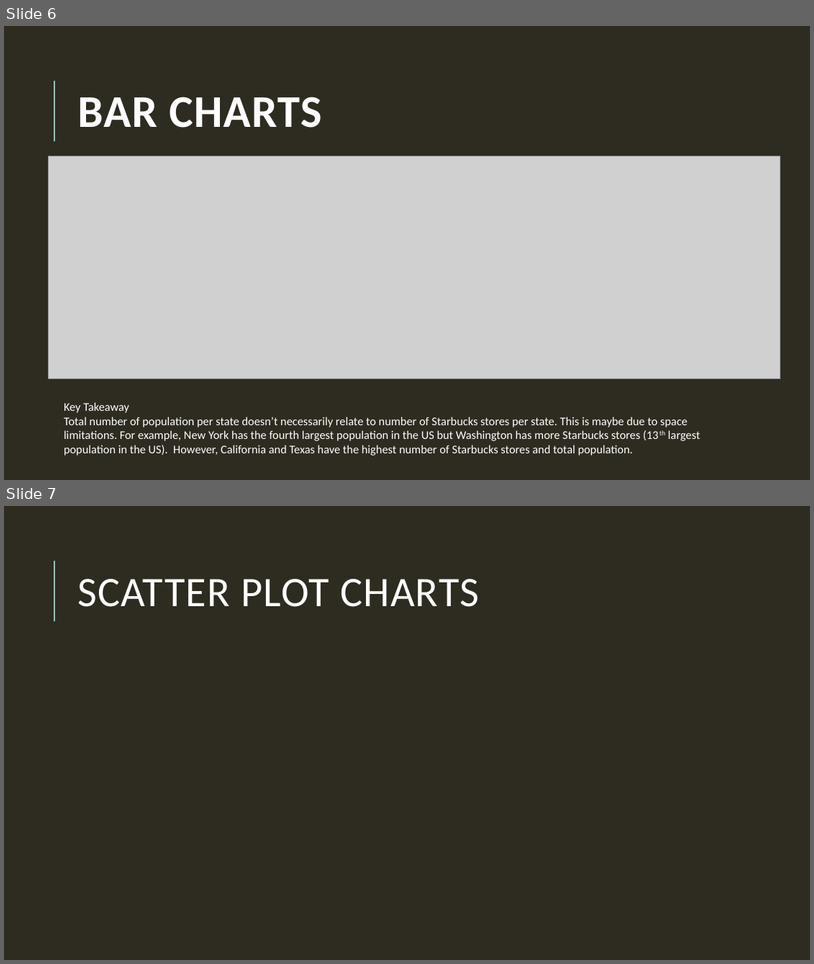
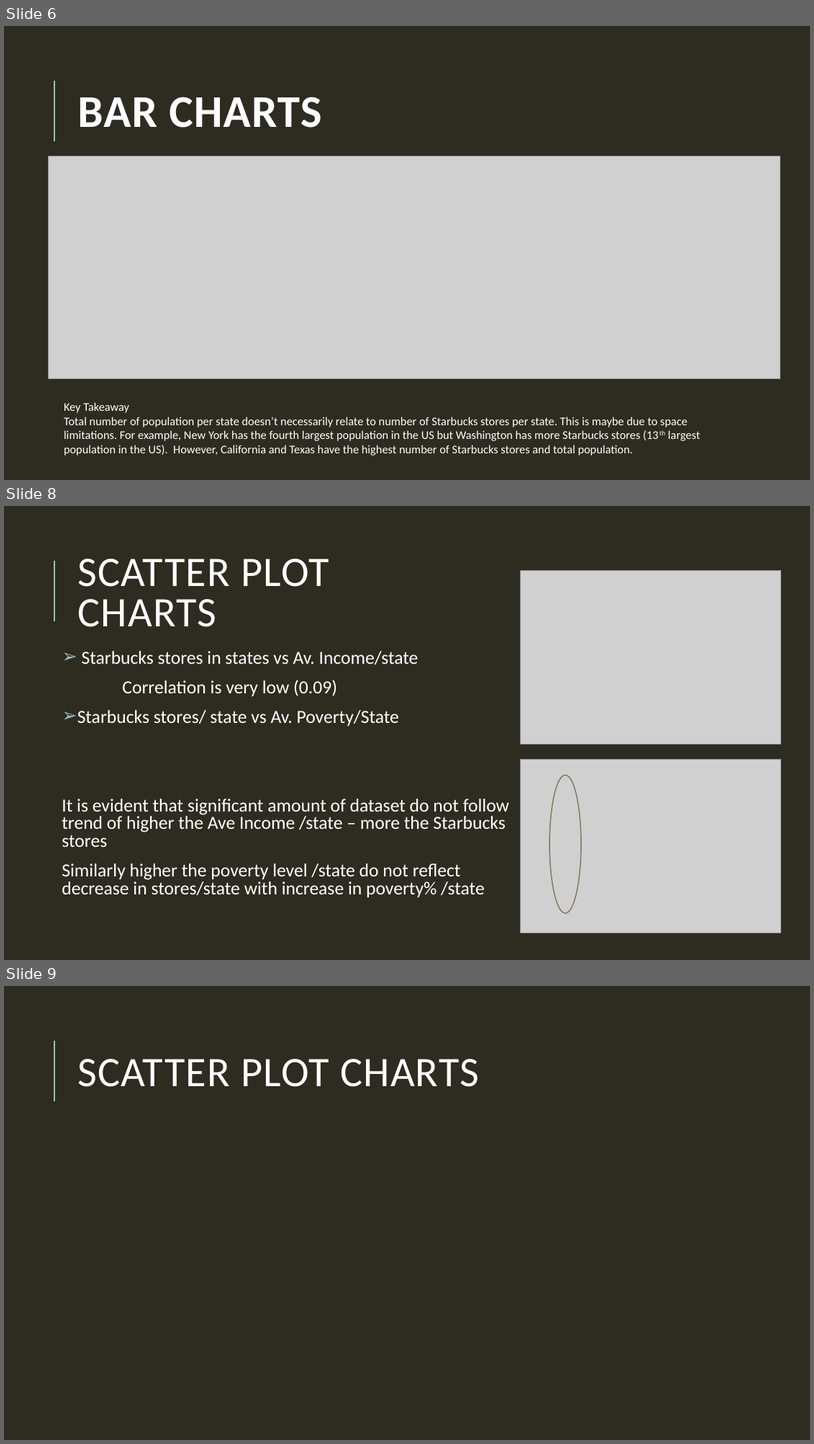
Before and after one commit to sk1990/Project_1_starbucks, a slide deck: Deeper dive and analysis of Starbucks locations.pptx. Shown one above the other, each under a label of ours: slides 6 and 7 before the commit, slides 6, 8 and 9 after it; the slides between them are not shown. The pictures are 814x964 and 814x1444 pixels, drawn with LibreOffice and Linux fonts; fonts in the diff are those of the drawing; grey boxes stand for pictures. Boxes give left, top, right and bottom in pixels: in the first picture for what was removed or moved away, otherwise in the second. Text is boxed around its words. In the diff, an @@ line names an element or a change of style, - is before the commit and + after.

Commit message:
charts and powerpont

```diff
--- a/Deeper dive and analysis of Starbucks locations.pptx
+++ b/Deeper dive and analysis of Starbucks locations.pptx
@@ slide 8 added at bbox=[4, 506, 810, 960], background #2E2B21; not listed: 1 template element that a slide beside it also shows @@
@@ title added at bbox=[77, 559, 329, 627], 50 pt, text #FFFFFF @@
+SCATTER PLOT CHARTS
@@ picture added at bbox=[521, 570, 782, 744] @@
@@ text added at bbox=[62, 651, 509, 897], 22 pt, text #FFFFFF @@
+➢ Starbucks stores in states vs Av. Income/state
+Correlation is very low (0.09)
+➢ Starbucks stores/ state vs Av. Poverty/State
+It is evident that significant amount of dataset do not follow trend of higher the Ave Income /state – more the Starbucks stores
+Similarly higher the poverty level /state do not reflect decrease in stores/state with increase in poverty% /state
@@ picture added at bbox=[521, 759, 782, 932] @@
@@ ellipse added at bbox=[550, 775, 581, 913], outline #7D7A5C 1.25 pt @@
@@ what was slide 7 is now slide 9 @@
```
Also in this commit, not shown: 1 other slide added, 4 other files.
